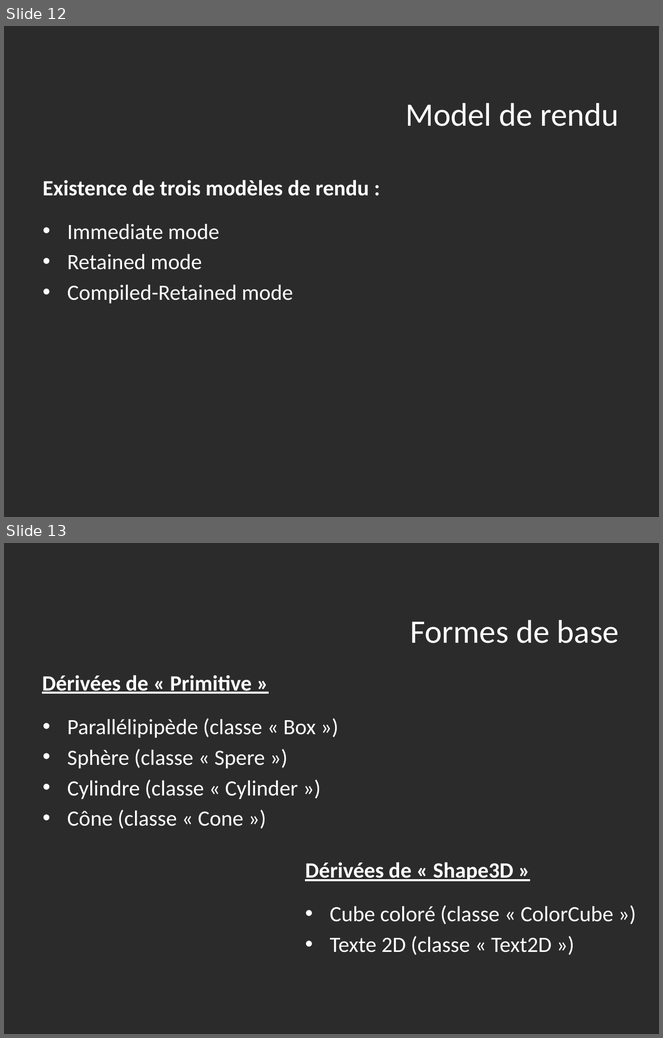
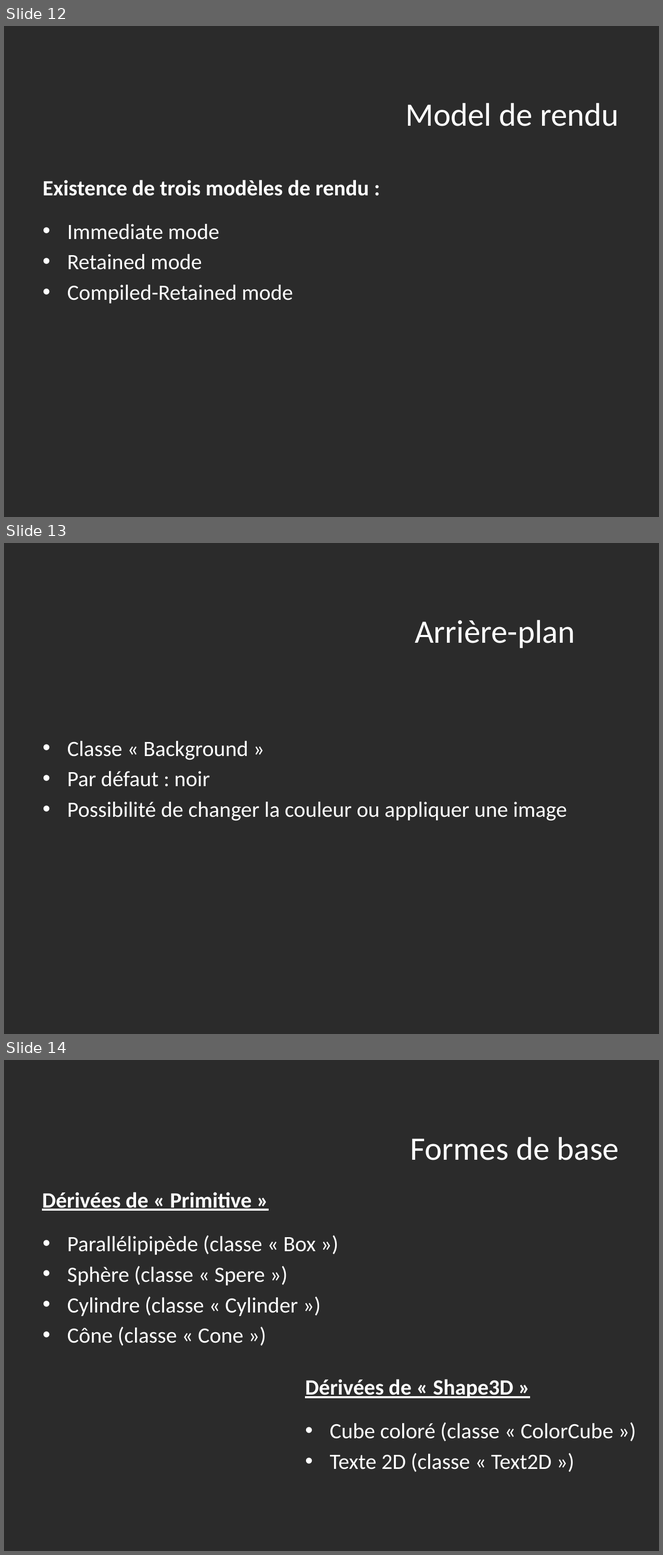
Before and after one commit to IlsanS/Math3D, a slide deck: powerpoint/Présentation1.pptx. Shown one above the other, each under a label of ours: slides 12 and 13 before the commit, slides 12, 13 and 14 after it. The pictures are 663x1038 and 663x1555 pixels, drawn with LibreOffice and Linux fonts; fonts in the diff are those of the drawing; background and template pictures are left out; a plain dark background stands for a picture behind light text. Boxes give left, top, right and bottom in pixels: in the first picture for what was removed or moved away, otherwise in the second. Text is boxed around its words. In the diff, an @@ line names an element or a change of style, - is before the commit and + after.

Commit message:
14h42

```diff
--- a/powerpoint/Présentation1.pptx
+++ b/powerpoint/Présentation1.pptx
@@ slide 13 added at box(4, 543, 659, 1034), background picture (left out) @@
@@ title added at box(415, 620, 575, 648), 36 pt, text #FFFFFF @@
+Arrière-plan
@@ text added at box(67, 741, 567, 821), 24 pt, text #FFFFFF @@
+• Classe « Background »
+• Par défaut : noir
+• Possibilité de changer la couleur ou appliquer une image
@@ what was slide 13 is now slide 14 @@
```
